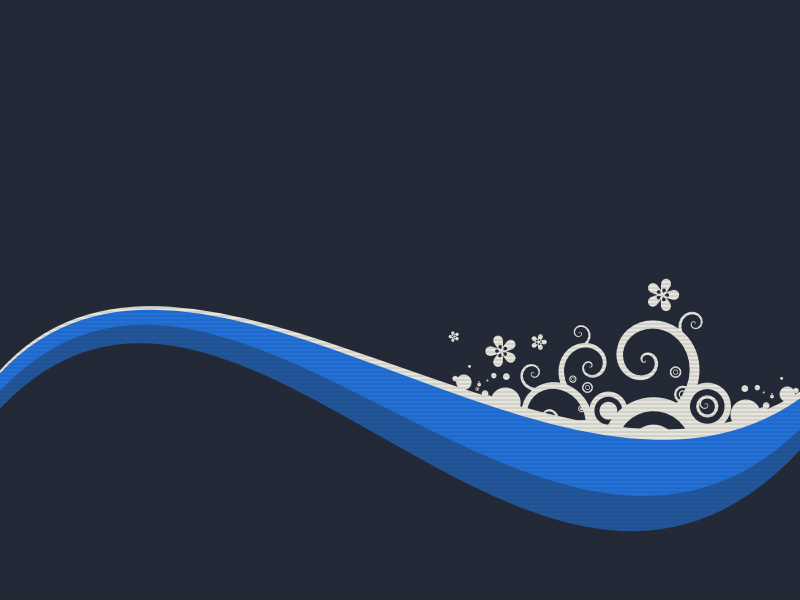
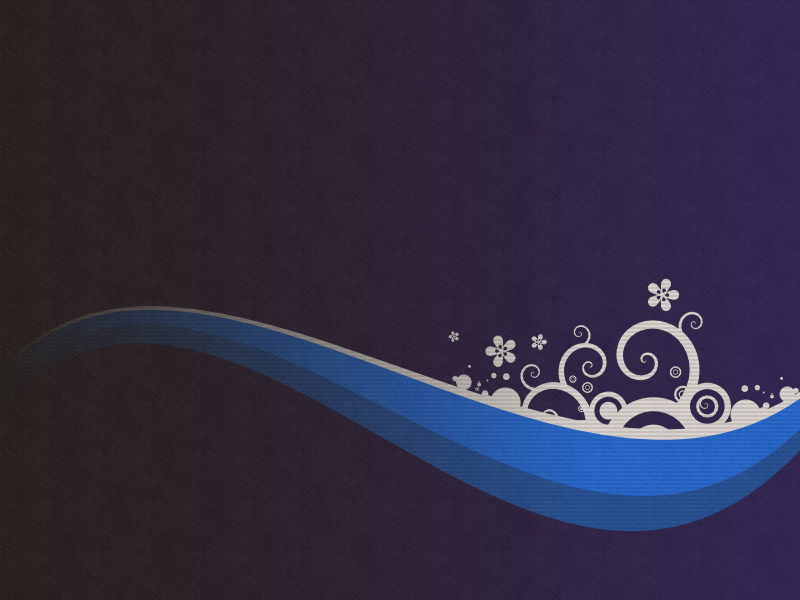
Layers edited between the first and the second w=800, h=600 image:
painted on "Color#2" over box(0, 0, 800, 600)
"Color#1": opacity 15% → 10% over box(0, 0, 800, 600)
added layer "Shadow#3" (15%) above "Pattern (Stripes)" over box(0, 0, 800, 600)
added layer "Pattern (Stripes)" (10%) above "Pattern" over box(0, 279, 800, 532)
"Pattern": opacity 10% → 15%, painted on it over box(0, 0, 800, 600)
added layer "Shadow#6" above "Shadow#5" over box(0, 0, 581, 600)
added layer "Shadow#5" above "Background" over box(0, 0, 800, 600)
